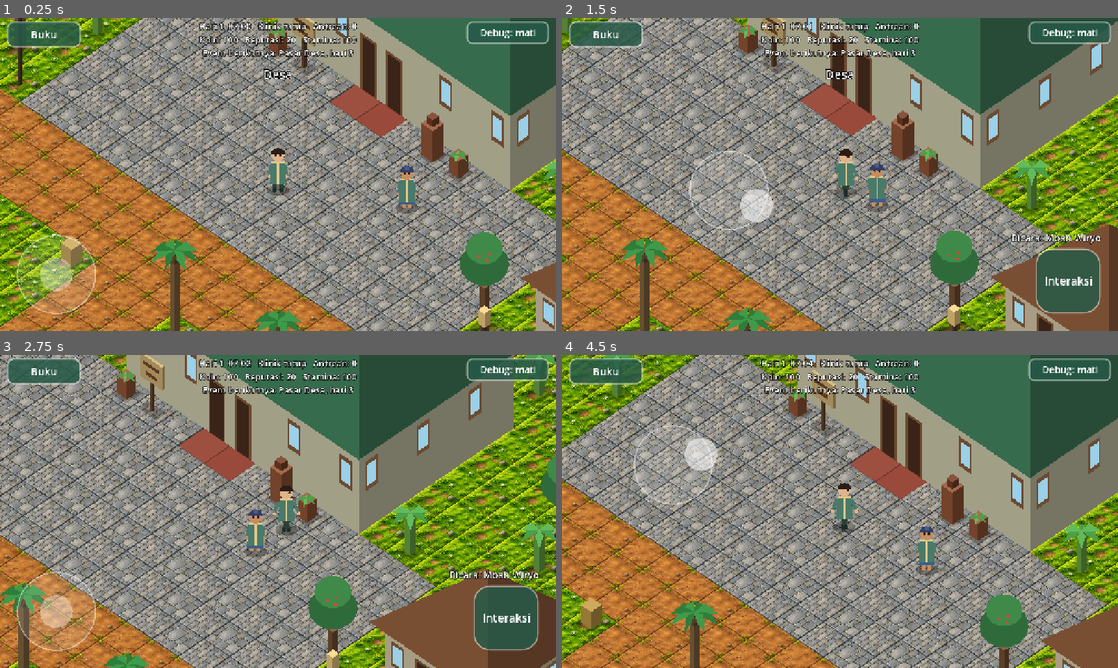
Above: before the commit, frames 1-4 (two rows, left to right).
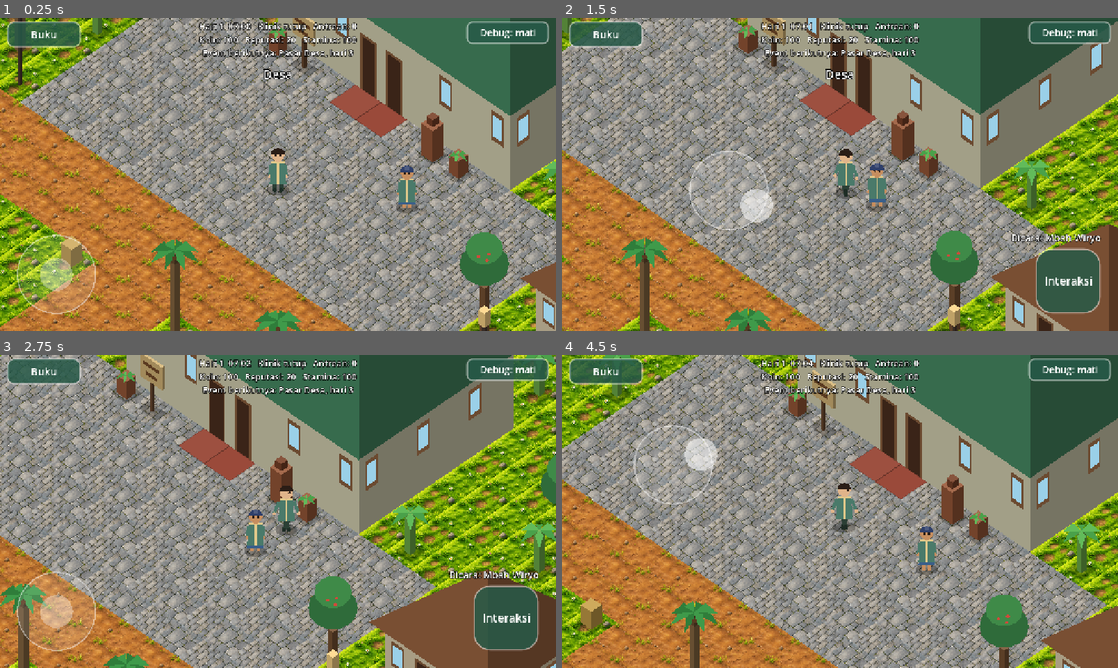
Above: after the commit, the same moments.

Repository: hadydaw/tabib-tradisional
Game: Godot game, scene res://scenes/world/game_world.tscn
Two runs of this game, one before a commit and one after it. Both use one fixed random seed, a clock stepped at 60 frames per second and the inputs below.
Inputs (mouse positions are in pixels of both pictures, inside the frame that each line leads up to):
- Up to frame 1 (0.25 s): no input
- Up to frame 2 (1.5 s): tap Enter (ui_accept) at 0.5, 0.77 s; move the mouse to (962, 158) at 0.52 s; hold Right (ui_right) 0.53-1.25 s; click (962, 158) at 0.67 s; drag from (728, 190) to (812, 237) at 1.27 s
- Up to frame 3 (2.75 s): move the mouse to (333, 442) at 2.02 s; hold Right (ui_right) from 2.03 s (still down)
- Up to frame 4 (4.5 s): release Right (ui_right) at 2.75 s; drag from (812, 574) to (673, 464) at 2.77 s; move the mouse to (1006, 558) at 3.52 s; hold Left (ui_left) 3.53-4.25 s; tap Enter (ui_accept) at 3.77 s; drag from (673, 464) to (756, 433) at 4.27 s

The runs differ from the first frame. In frame 1, 36% of the frame differs, in the area x 0-100%, y 0-100%; in frame 2, 32%; in frame 3, 31%; in frame 4, 32%.

Commit message:
Potong pita tepi gelap tile: UV hanya memakai permukaan atas (0.875 tinggi tekstur)
Co-Authored-By: Claude Haiku 5.5 <noreply@anthropic.com>
Claude-Session: https://claude.ai/code/session_011EntzYKGwFU1FX7pvc1uqi

Diff:
--- a/game/features/world/iso_map_meshes.gd
+++ b/game/features/world/iso_map_meshes.gd
@@ -48,6 +48,10 @@
 
 
 ## Mesh bertekstur untuk satu jenis tile: setiap sel mendapat UV dari kotak layarnya (diamond mengisi kotak).
+## Bagian atas tekstur yang berisi permukaan tile (di bawahnya ada pita tepi gelap ketebalan sisi).
+const TOP_FACE_V: float = 0.875
+
+
 static func textured_fill_mesh(map: GroundMap, tile: Vector2, kind: int, variant: int = 0, count: int = 1) -> ArrayMesh:
 	var verts := PackedVector2Array()
 	var uvs := PackedVector2Array()
@@ -67,8 +71,9 @@
 			var size: Vector2 = mx - mn
 			for idx: int in [0, 1, 2, 0, 2, 3]:
 				verts.append(q[idx])
-				# Aset dibuat sebagai satu tile isometrik utuh: UV 0-1 per sel (diamond mengisi kotak).
-				uvs.append((q[idx] - mn) / size)
+				# UV per sel: x 0-1, y dipotong ke permukaan atas (TOP_FACE_V) agar pita tepi gelap tidak tampil.
+				var uv: Vector2 = (q[idx] - mn) / size
+				uvs.append(Vector2(uv.x, uv.y * TOP_FACE_V))
 				cols.append(Color(1, 1, 1, 1))
 	if verts.is_empty():
 		return null
